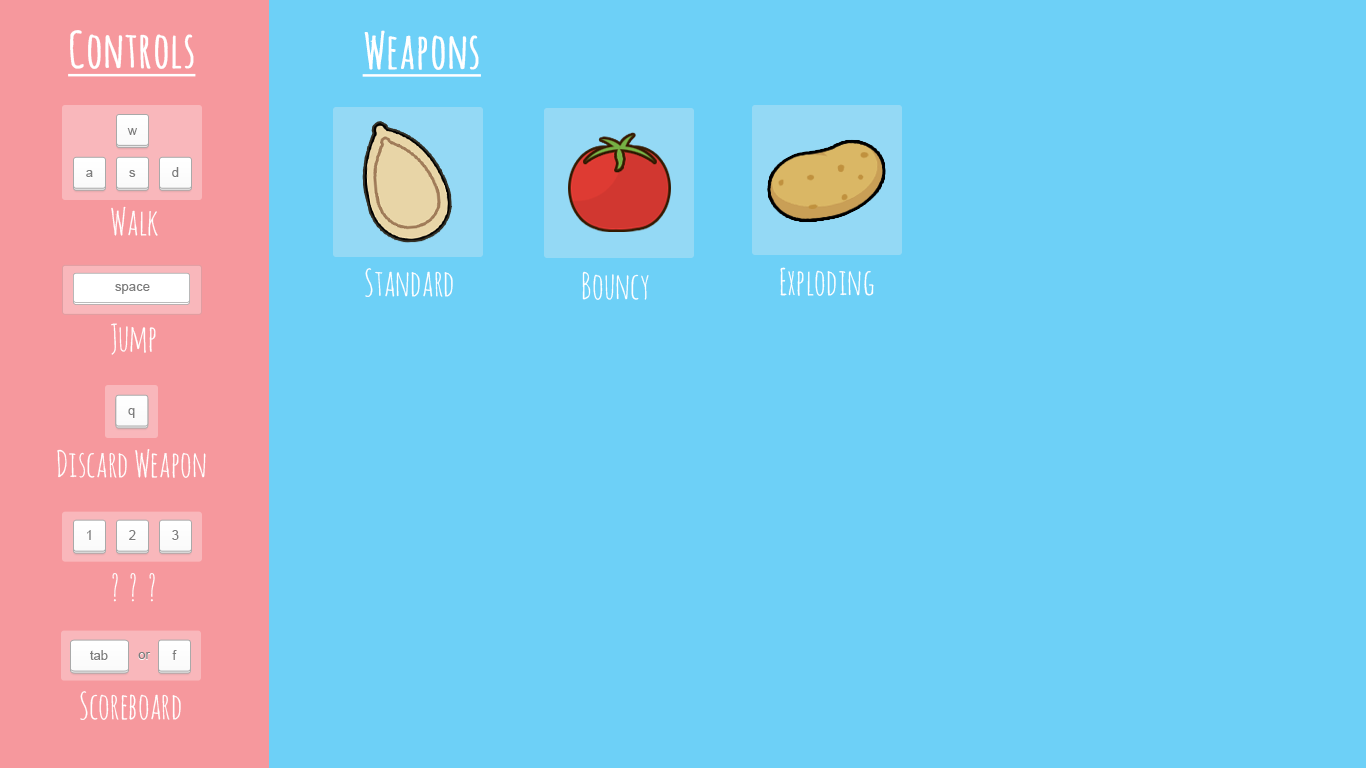
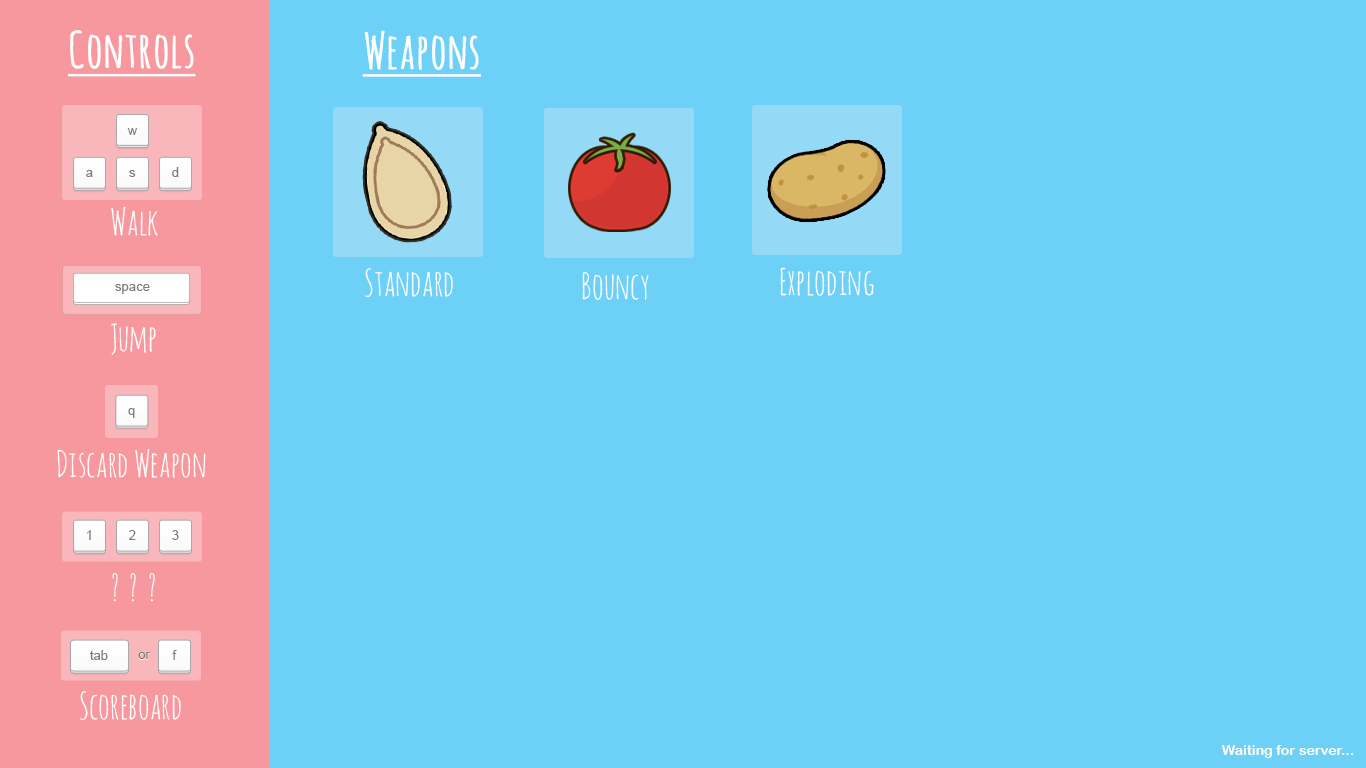
Revision of a layered 1366px x 768px image; what changed, layer by layer:
added layer "Waiting for server..." above "potato" over [1222, 745, 1353, 758]
